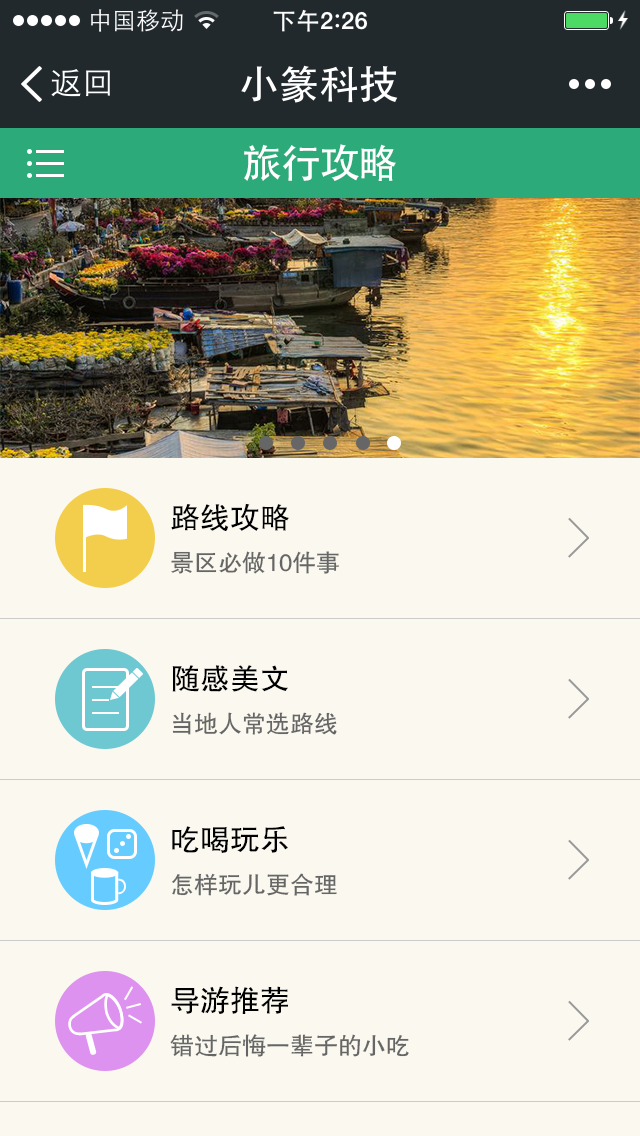
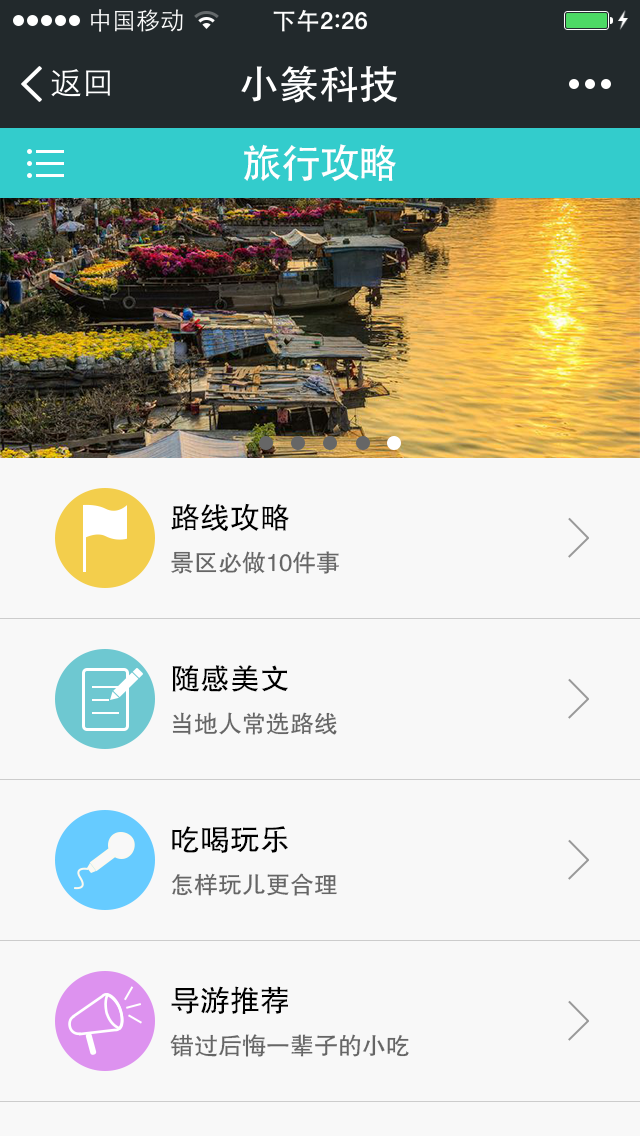
Layers edited between the first and the second 640x1136 image:
painted on "Rectangle 1" (1st of 9, in "Navigation Bar" › "标题") over [0, 128, 640, 198]
added group "评论内容 拷贝" with 54 layers above "评论内容" over [0, 488, 640, 1101]
added group "导游推荐" (1st of 4, in "评论内容 拷贝") with 8 layers in group "评论内容 拷贝" over [55, 971, 409, 1074]
added layer "导游推荐 错过后悔一辈子的小吃" (1st of 2, in "评论内容 拷贝" › "导游推荐") in group "导游推荐" over [170, 986, 409, 1057]
added layer "Ellipse 18" (1st of 8, in "评论内容 拷贝" › "导游推荐") in group "导游推荐" over [55, 971, 155, 1071]
added group "吃喝玩乐" (1st of 2, in "评论内容 拷贝") with 18 layers in group "评论内容 拷贝" over [55, 810, 337, 910]
added layer "吃喝玩乐 怎样玩儿更合理" (1st of 2, in "评论内容 拷贝" › "吃喝玩乐") in group "吃喝玩乐" over [171, 826, 337, 896]
added layer "Ellipse 18" (2nd of 8, in "评论内容 拷贝" › "吃喝玩乐") in group "吃喝玩乐" over [55, 810, 155, 910]
added group "随感美文" (1st of 2, in "评论内容 拷贝") with 5 layers in group "评论内容 拷贝" over [55, 649, 337, 749]
added layer "随感美文 当地人常选路线" (1st of 2, in "评论内容 拷贝" › "随感美文") in group "随感美文" over [172, 665, 337, 735]
added layer "Ellipse 18" (3rd of 8, in "评论内容 拷贝" › "随感美文") in group "随感美文" over [55, 649, 155, 749]
added group "路线攻略" (1st of 2, in "评论内容 拷贝") with 3 layers in group "评论内容 拷贝" over [55, 488, 339, 588]
added layer "路线攻略 景区必做10件事" (1st of 2, in "评论内容 拷贝" › "路线攻略") in group "路线攻略" over [171, 503, 339, 574]
added layer "Ellipse 18" (4th of 8, in "评论内容 拷贝" › "路线攻略") in group "路线攻略" over [55, 488, 155, 588]
hid group "评论内容" (56 layers) over [0, 488, 640, 1101]
painted on "Ellipse 18" (5th of 8, in "评论内容" › "导游推荐") over [55, 971, 155, 1071]
painted on "Ellipse 18" (6th of 8, in "评论内容" › "吃喝玩乐") over [55, 810, 155, 910]
painted on "Ellipse 18" (7th of 8, in "评论内容" › "随感美文") over [55, 649, 155, 749]
painted on "Ellipse 18" (8th of 8, in "评论内容" › "路线攻略") over [55, 488, 155, 588]
painted on "图层 0" over [0, 128, 640, 1136]
…and 21 more changes (15 added, 2 moved_by, 1 removed, 3 visibility)
